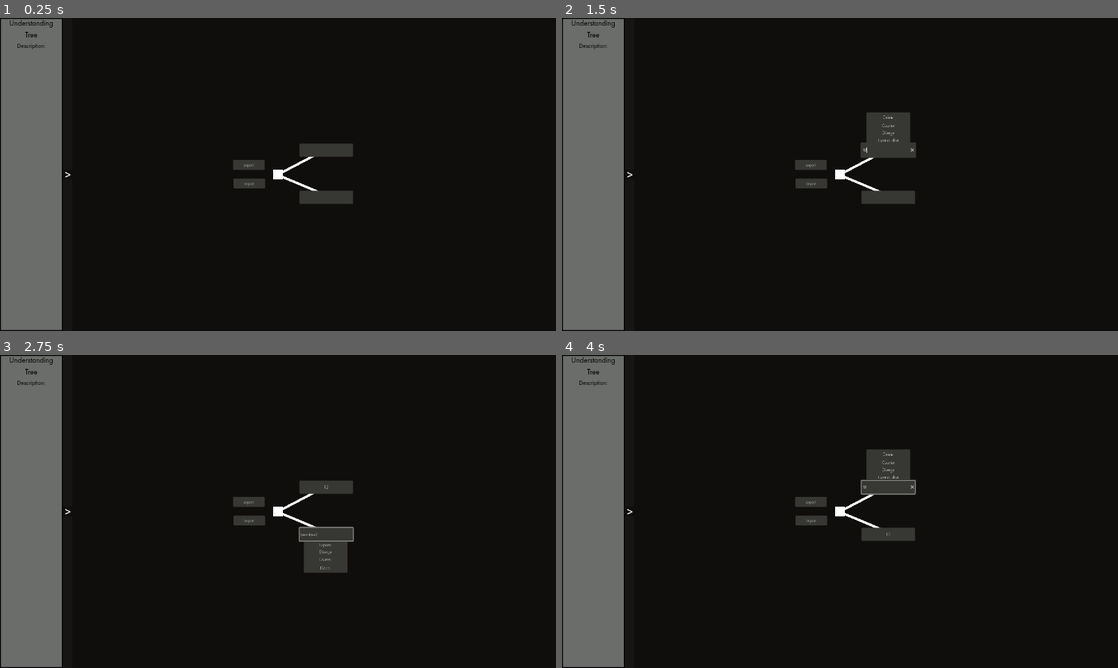
Above: before the commit, frames 1-4 (two rows, left to right).
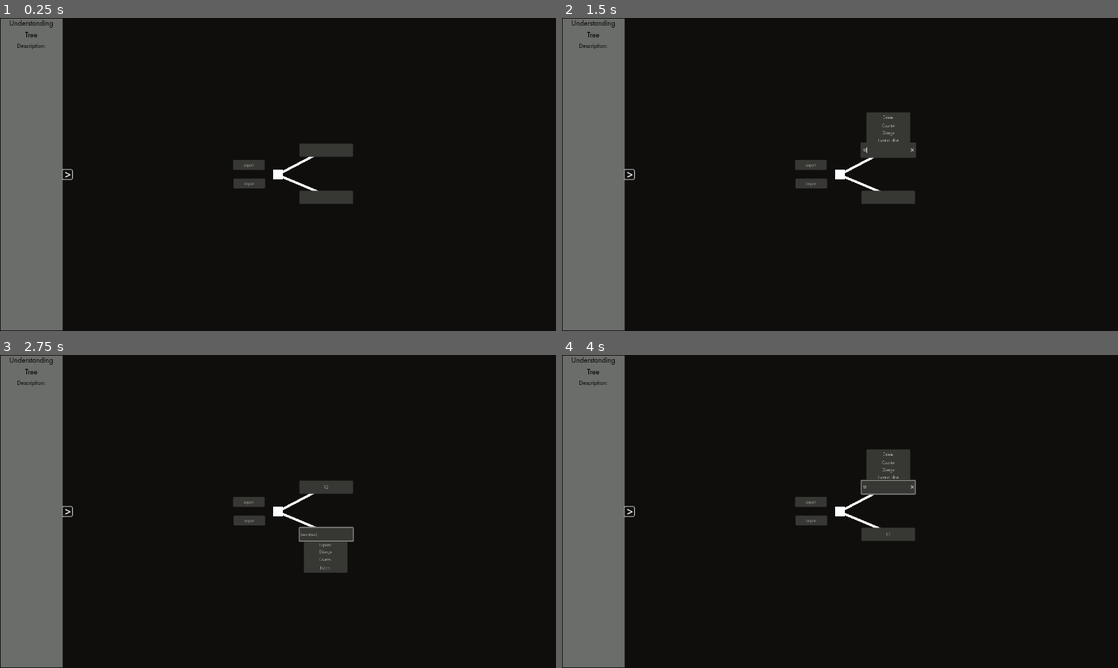
Above: after the commit, the same moments.

Repository: eqgy/understandingtree
Game: Godot game, scene res://understanding tree.tscn
Two runs of this game, one before a commit and one after it. Both use one fixed random seed, a clock stepped at 60 frames per second and the inputs below.
Inputs (mouse positions are in pixels of both pictures, inside the frame that each line leads up to):
- Up to frame 1 (0.25 s): no input
- Up to frame 2 (1.5 s): click (890, 149) at 0.5 s; click (890, 149) at 1.27 s; type "12" at 1.35 s
- Up to frame 3 (2.75 s): click (328, 533) at 2 s
- Up to frame 4 (4 s): click (890, 533) at 2.77 s; type "12" at 2.85 s; click "12" at 3.5 s

The runs differ from the first frame. In frame 1, 0.3% of the frame differs, in the area x 0-14%, y 0-100%; in frame 2, 0.3%; in frame 3, 0.3%; in frame 4, 0.3%.

Commit message:
Removed gray background and sidebar and make button look better

Diff:
--- a/application iterations/iteration 1/sidebar.tscn
+++ b/application iterations/iteration 1/sidebar.tscn
@@ -1,24 +1,37 @@
-[gd_scene load_steps=5 format=3 uid="uid://c1rbava0y5b7y"]
+[gd_scene load_steps=6 format=3 uid="uid://bar48iu70ca17"]
 
 [ext_resource type="Script" path="res://sidebar.gd" id="1_bebx6"]
 [ext_resource type="Theme" uid="uid://bosbvfdtv48xf" path="res://node theme.tres" id="1_unxxk"]
 
+[sub_resource type="StyleBoxEmpty" id="StyleBoxEmpty_bj12d"]
+
 [sub_resource type="StyleBoxFlat" id="StyleBoxFlat_b6c07"]
 bg_color = Color(0.41622, 0.428377, 0.410215, 1)
-border_width_left = 2
-border_width_top = 2
-border_width_right = 2
-border_width_bottom = 2
+border_width_left = 1
+border_width_top = 1
+border_width_bottom = 1
 border_color = Color(0, 0, 0, 1)
 
 [sub_resource type="StyleBoxFlat" id="StyleBoxFlat_umero"]
 bg_color = Color(0, 0, 0, 1)
+border_width_left = 1
+border_width_top = 3
+border_width_right = 3
+border_width_bottom = 3
+border_blend = true
+corner_radius_top_right = 3
+corner_radius_bottom_right = 3
+expand_margin_left = 1.0
+expand_margin_top = 1.0
+expand_margin_right = 1.0
+expand_margin_bottom = 1.0
 
 [node name="Node2D" type="PanelContainer"]
 anchors_preset = 9
 anchor_bottom = 1.0
 offset_right = 135.0
 grow_vertical = 2
+theme_override_styles/panel = SubResource("StyleBoxEmpty_bj12d")
 script = ExtResource("1_bebx6")
 
 [node name="MarginContainer" type="MarginContainer" parent="."]
--- a/application iterations/iteration 1/understanding tree.tscn
+++ b/application iterations/iteration 1/understanding tree.tscn
@@ -75,6 +75,7 @@
 [node name="CanvasLayer2" type="CanvasLayer" parent="."]
 
 [node name="Node2D" parent="CanvasLayer2" instance=ExtResource("6_e72sf")]
+offset_right = 150.0
 
 [connection signal="file_selected" from="CanvasLayer/FileDialog" to="THE UNDERSTANDING TREE/the start" method="_on_file_dialog_file_selected"]
 [connection signal="pressed" from="THE UNDERSTANDING TREE/the start/export" to="THE UNDERSTANDING TREE/the start" method="_on_export_pressed"]
Not shown: 1 places in application iterations/iteration 1/understanding tree.tscn that only renumber resources
